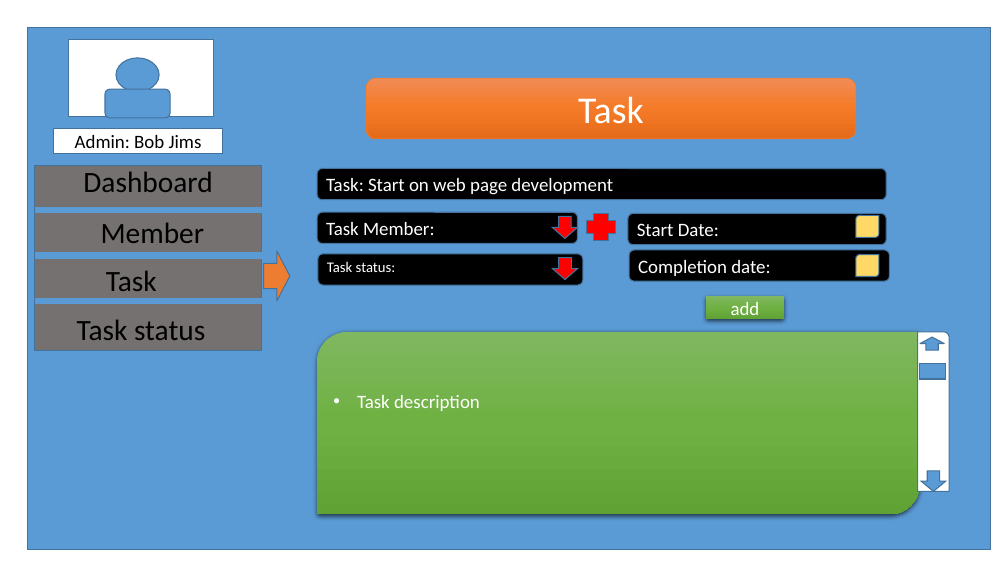
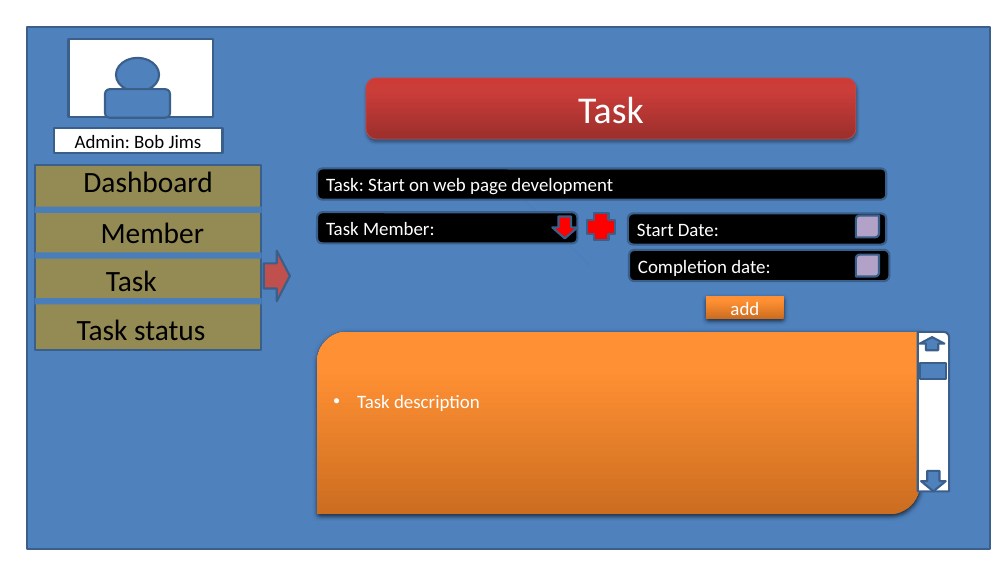
Before and after one commit to beatboxdave/Group-Project---Tasker-Group-10-, a slide deck: slide 5 of updateTask/updateTask.pptx. Drawn at 1008x567 pixels with LibreOffice and Linux fonts; fonts in the diff are those of the drawing. Boxes give left, top, right and bottom in pixels: in the first picture for what was removed or moved away, otherwise in the second. Text is boxed around its words. In the diff, an @@ line names an element or a change of style, - is before the commit and + after.

```diff
--- a/updateTask/updateTask.pptx
+++ b/updateTask/updateTask.pptx
@@ rectangle at (x1=69, y1=39, x2=214, y2=117): outline #43739E 1 pt to #3A5F8C 2 pt @@
@@ rounded rectangle "Task" at (x1=366, y1=78, x2=856, y2=139): fill gradient #F18C57 to #F67B28 to #E56C19 to gradient #9C2F2D to #CB3E3A to #CE3B37; outline #ED7D31 0.5 pt to #BF4C48 0.75 pt; shadow on; proportions changed @@
@@ rectangle "Admin: Bob Jims" at (x1=54, y1=128, x2=222, y2=153): outline #43739E 1 pt to #3A5F8C 2 pt @@
@@ rectangle at (x1=35, y1=165, x2=262, y2=350): fill #767171 to #948A54; outline #43739E 1 pt to #3A5F8C 2 pt @@
@@ line (35, 209) - (262, 209): stroke #5B9BD5 6 pt to #4B7EBC 6.01 pt @@
@@ line (515, 190) - (591, 265): stroke #5B9BD5 0.5 pt to #4B7EBC 0.75 pt @@
@@ outline #43739E 1 pt to #3A5F8C 2 pt; proportions changed in 7 elements at (x1=317, y1=169, x2=886, y2=200), (x1=628, y1=213, x2=887, y2=244), (x1=317, y1=212, x2=577, y2=243), (x1=629, y1=250, x2=889, y2=281), (x1=553, y1=216, x2=578, y2=238), (x1=918, y1=332, x2=950, y2=492), (x1=587, y1=213, x2=615, y2=240) @@
@@ round diag rect at (x1=856, y1=216, x2=879, y2=237): fill #FFD966 to #B3A2C7; outline #43739E 1 pt to #3A5F8C 2 pt; proportions changed @@
@@ line (35, 256) - (262, 256): stroke #5B9BD5 6 pt to #4B7EBC 6.01 pt @@
@@ right arrow at (x1=264, y1=251, x2=290, y2=302): fill #ED7D31 to #C0504D; outline #43739E 1 pt to #3A5F8C 2 pt; proportions changed @@
@@ rounded rectangle removed at (x1=318, y1=254, x2=582, y2=285) @@
-Task status:
@@ down arrow removed at (x1=553, y1=258, x2=578, y2=280) @@
@@ round diag rect at (x1=856, y1=255, x2=879, y2=277): fill #FFD966 to #B3A2C7; outline #43739E 1 pt to #3A5F8C 2 pt; proportions changed @@
@@ rectangle "add" at (x1=706, y1=296, x2=784, y2=319): fill gradient #81B861 to #6FB242 to #62A336 to gradient #CC6E20 to #FF9034 to #FF9136 @@
@@ line (35, 301) - (262, 301): stroke #5B9BD5 6 pt to #4B7EBC 6.01 pt @@
@@ round diag rect "Task description" at (x1=317, y1=332, x2=920, y2=515): fill gradient #81B861 to #6FB242 to #62A336 to gradient #CC6E20 to #FF9034 to #FF9136; proportions changed @@
@@ fill #5B9BD5 to #4F81BD; outline #43739E 1 pt to #3A5F8C 2 pt; proportions changed in 3 elements at (x1=105, y1=89, x2=170, y2=118), (x1=921, y1=471, x2=946, y2=492), (x1=920, y1=337, x2=945, y2=350) @@
@@ line (350, 395) - (389, 364): stroke #5B9BD5 0.5 pt to #4B7EBC 0.75 pt @@
@@ fill #5B9BD5 to #4F81BD; outline #43739E 1 pt to #3A5F8C 2 pt in 3 elements at (x1=27, y1=27, x2=991, y2=549), (x1=116, y1=58, x2=159, y2=92), (x1=920, y1=364, x2=946, y2=380) @@
```
Also in this commit, not shown: 8 other slides changed, 4 other files.
